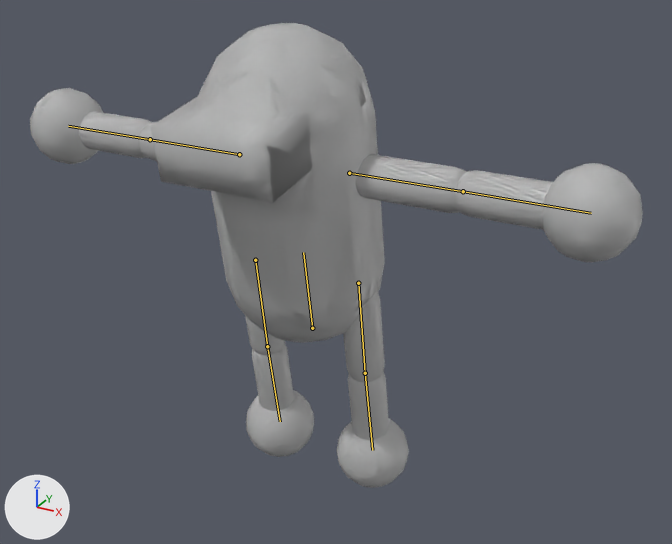
Two versions of the glTF model models/giants/pill_giant/PillGiant.glb, one commit apart.
Rendered twice from a 50 mm lens placed at (5.51, -8.88, 3.45), pointed at (0.49, 0.24, -1.12). The axes (+X, +Y, +Z) are drawn at lower left. The lights are the same throughout. The picture after the commit comes second. The bones that change are drawn over the model as lines.
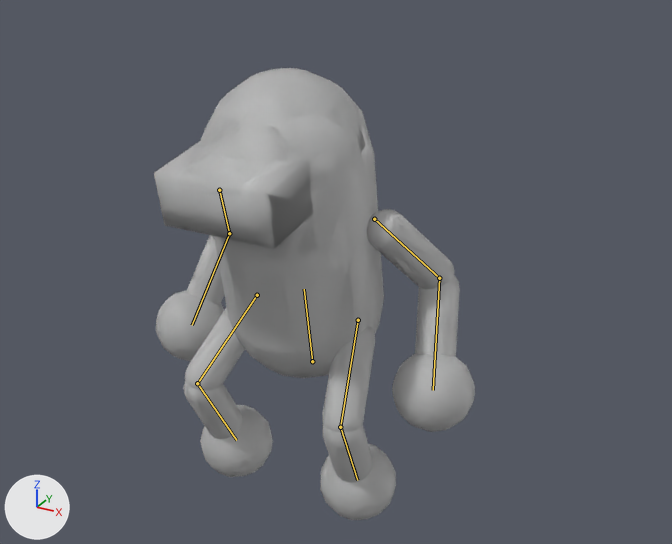
The newer file adds an action. The first version stands in its rest pose; the second is drawn at frame 180 of the action 'SHAKE_LEG_RIGHT'.

Scene script edits in JSON lines:
```json
{"block": "bone_body", "where": "bone_body = bpy.data.objects['Armature'].pose.bones['Body']"}
{"op": "set", "path": "bone_body.location", "old": "(0.0, 0.0, 0.0)", "new": "(0.0, -0.49, 0.09)"}
{"block": "bone_thigh_l", "where": "bone_thigh_l = bpy.data.objects['Armature'].pose.bones['Thigh.L']  # child of 'Body'"}
{"op": "set", "path": "bone_thigh_l.rotation_quaternion", "old": "(1.0, 0.0, 0.0, 0.0)", "new": "(0.872, 0.065, -0.105, -0.473)", "note": "degrees (0, 0, 0) -> degrees (12, -7, -58)"}
{"block": "bone_calf_l", "where": "bone_calf_l = bpy.data.objects['Armature'].pose.bones['Calf.L']  # child of 'Thigh.L'"}
{"op": "set", "path": "bone_calf_l.rotation_quaternion", "old": "(1.0, 0.0, 0.0, 0.0)", "new": "(0.795, 0.0, 0.0, 0.606)", "note": "degrees (0, 0, 0) -> degrees (0, 0, 75)"}
{"block": "bone_upperarm_l", "where": "bone_upperarm_l = bpy.data.objects['Armature'].pose.bones['Upperarm.L']  # child of 'Body'"}
{"op": "set", "path": "bone_upperarm_l.location", "old": "(0.0, 0.0, 0.0)", "new": "(0.0, 0.33, 0.0)"}
{"op": "set", "path": "bone_upperarm_l.rotation_quaternion", "old": "(1.0, 0.0, 0.0, 0.0)", "new": "(0.737, 0.05, 0.369, 0.565)", "note": "degrees (0, 0, 0) -> degrees (34, 29, 84)"}
{"block": "bone_forearm_l", "where": "bone_forearm_l = bpy.data.objects['Armature'].pose.bones['Forearm.L']  # child of 'Upperarm.L'"}
{"op": "set", "path": "bone_forearm_l.rotation_quaternion", "old": "(1.0, 0.0, 0.0, 0.0)", "new": "(0.787, -0.556, -0.262, -0.061)", "note": "degrees (0, 0, 0) -> degrees (-74, -29, 13)"}
{"block": "bone_thigh_r", "where": "bone_thigh_r = bpy.data.objects['Armature'].pose.bones['Thigh.R']  # child of 'Body'"}
{"op": "set", "path": "bone_thigh_r.rotation_quaternion", "old": "(1.0, 0.0, 0.0, 0.0)", "new": "(0.872, 0.065, 0.105, 0.473)", "note": "degrees (0, 0, 0) -> degrees (12, 7, 58)"}
{"block": "bone_calf_r", "where": "bone_calf_r = bpy.data.objects['Armature'].pose.bones['Calf.R']  # child of 'Thigh.R'"}
{"op": "set", "path": "bone_calf_r.rotation_quaternion", "old": "(1.0, 0.0, 0.0, 0.0)", "new": "(0.795, 0.0, 0.0, -0.606)", "note": "degrees (0, 0, 0) -> degrees (0, 0, -75)"}
{"block": "bone_upperarm_r", "where": "bone_upperarm_r = bpy.data.objects['Armature'].pose.bones['Upperarm.R']  # child of 'Body'"}
{"op": "set", "path": "bone_upperarm_r.location", "old": "(0.0, 0.0, 0.0)", "new": "(0.0, 0.33, 0.0)"}
{"op": "set", "path": "bone_upperarm_r.rotation_quaternion", "old": "(1.0, 0.0, 0.0, 0.0)", "new": "(0.737, 0.05, -0.369, -0.565)", "note": "degrees (0, 0, 0) -> degrees (34, -29, -84)"}
{"block": "bone_forearm_r", "where": "bone_forearm_r = bpy.data.objects['Armature'].pose.bones['Forearm.R']  # child of 'Upperarm.R'"}
{"op": "set", "path": "bone_forearm_r.rotation_quaternion", "old": "(1.0, 0.0, 0.0, 0.0)", "new": "(0.787, -0.556, 0.262, 0.061)", "note": "degrees (0, 0, 0) -> degrees (-74, 29, -13)"}
```

What differs and where, as boxes (x1, y1, x2, y2) in the pictures (672 x 544 px):
```json
{"object": "Sphere.002", "change": "posed", "before": [30, 23, 643, 488], "on screen": "not visible afterwards"}
{"object": "Sphere.001", "change": "posed", "after": [154, 68, 475, 520], "on screen": "not visible before"}
{"bone": "Body", "before": "(312, 328) to (303, 252)", "after": "(312, 361) to (304, 289)"}
{"bone": "Thigh.L", "before": "(358, 283) to (365, 373)", "after": "(358, 320) to (340, 427)"}
{"bone": "Calf.L", "before": "(365, 373) to (372, 450)", "after": "(340, 427) to (357, 480)"}
{"bone": "Upperarm.L", "before": "(349, 173) to (463, 191)", "after": "(374, 219) to (439, 278)"}
{"bone": "Forearm.L", "before": "(463, 191) to (591, 213)", "after": "(439, 278) to (433, 390)"}
{"bone": "Thigh.R", "before": "(255, 260) to (267, 346)", "after": "(257, 295) to (197, 383)"}
{"bone": "Calf.R", "before": "(267, 346) to (280, 421)", "after": "(197, 383) to (236, 440)"}
{"bone": "Upperarm.R", "before": "(239, 154) to (150, 139)", "after": "(219, 190) to (229, 233)"}
{"bone": "Forearm.R", "before": "(150, 139) to (68, 126)", "after": "(229, 233) to (192, 325)"}
```
